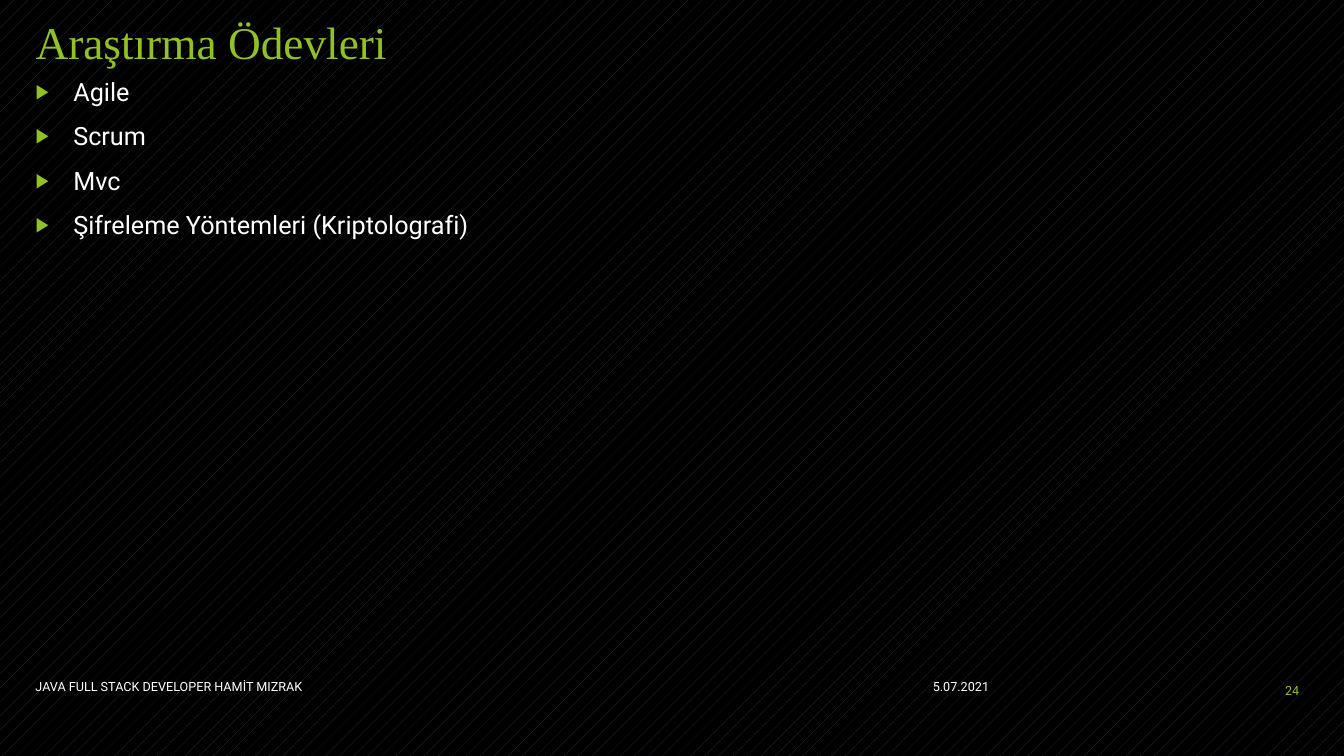
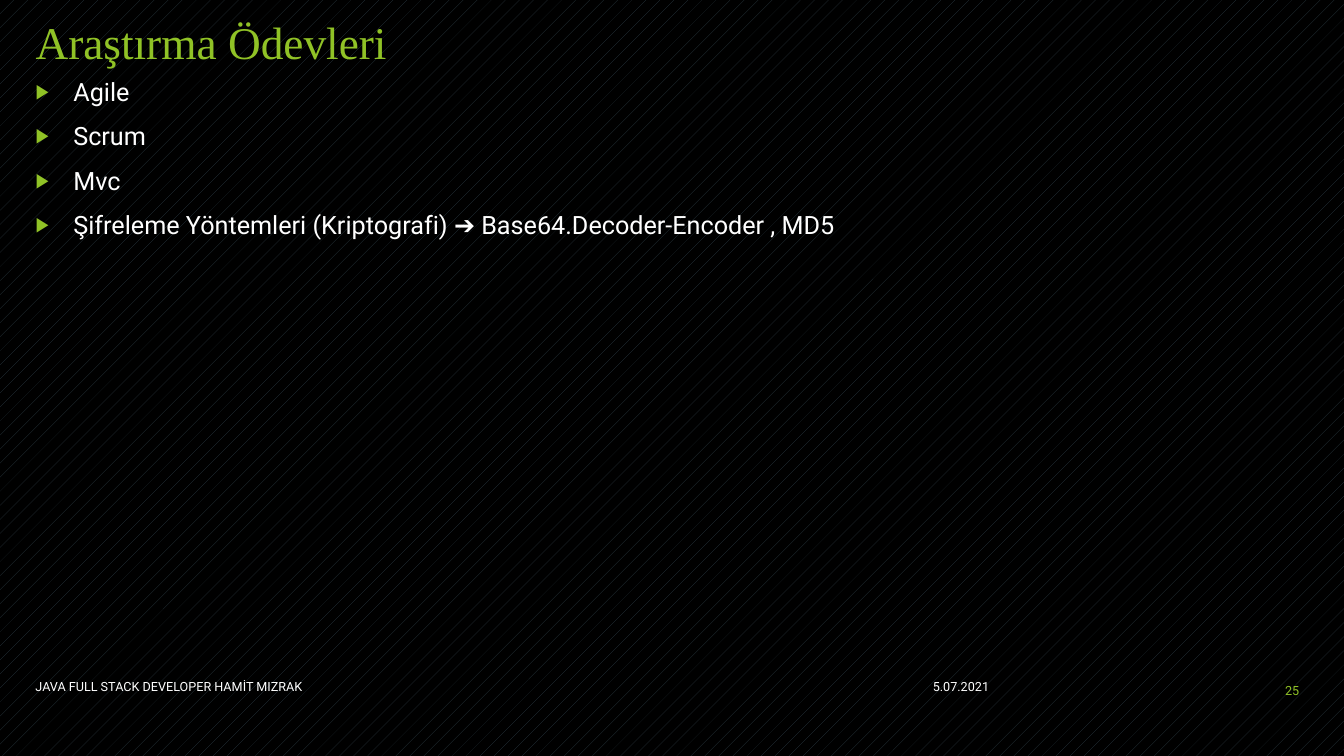
Before and after one commit to hamitmizrak/Staj-JavaEE-1, a slide deck: slide 25 of WebContent/egitim4/Java EE.pptx (slide 24 before the commit). Drawn at 1344x756 pixels with LibreOffice and Linux fonts; fonts in the diff are those of the drawing. Boxes give left, top, right and bottom in pixels: in the first picture for what was removed or moved away, otherwise in the second. Text is boxed around its words. In the diff, an @@ line names an element or a change of style, - is before the commit and + after.

```diff
--- a/WebContent/egitim4/Java EE.pptx
+++ b/WebContent/egitim4/Java EE.pptx
@@ text at bbox=[73, 214, 835, 240]: text changed @@
-▶ Şifreleme Yöntemleri (Kriptolografi)
+▶ Şifreleme Yöntemleri (Kriptografi) ➔ Base64.Decoder-Encoder , MD5
@@ page number at bbox=[1285, 686, 1299, 695]: text changed @@
-24
+25
```
Also in this commit, not shown: 6 other slides changed, 2 slides added, 4 other files.
